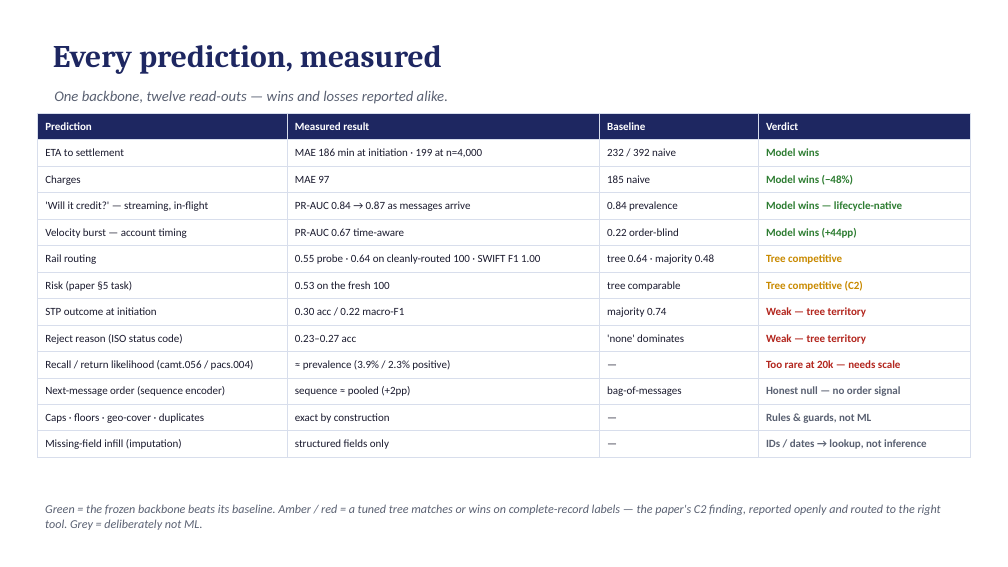
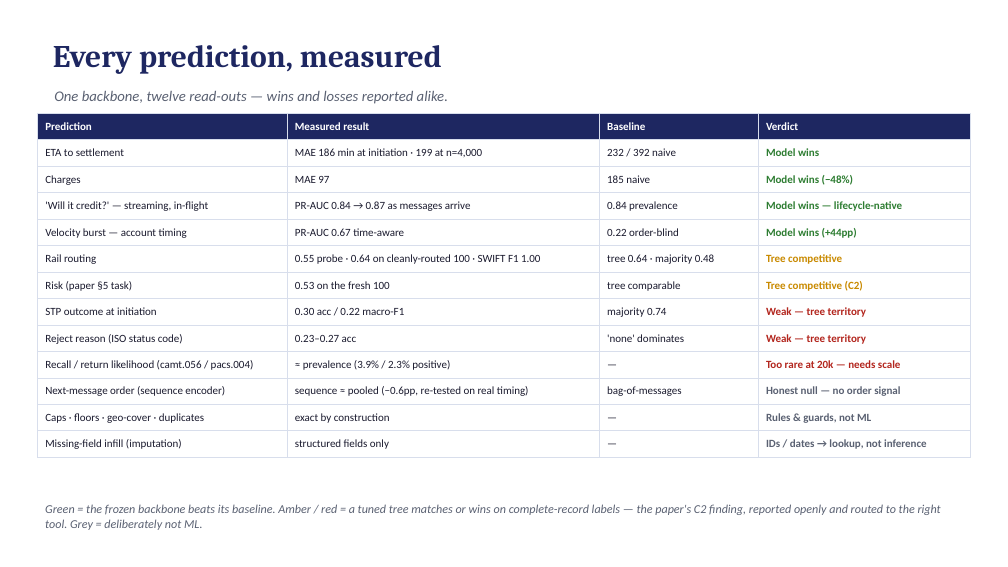
Before and after one commit to Bratz/txn-repr-poc, a slide deck: slide 10 of docs/txn_repr_evidence.pptx. Drawn at 1008x567 pixels with LibreOffice and Linux fonts; fonts in the diff are those of the drawing. Boxes give left, top, right and bottom in pixels: in the first picture for what was removed or moved away, otherwise in the second. Text is boxed around its words. In the diff, an @@ line names an element or a change of style, - is before the commit and + after.

```diff
--- a/docs/txn_repr_evidence.pptx
+++ b/docs/txn_repr_evidence.pptx
@@ table at [38,113,970,453] @@
-row 11, column 2: sequence ≈ pooled (+2pp)
+row 11, column 2: sequence ≈ pooled (−0.6pp, re-tested on real timing)
```
Also in this commit, not shown: 9 other files.
